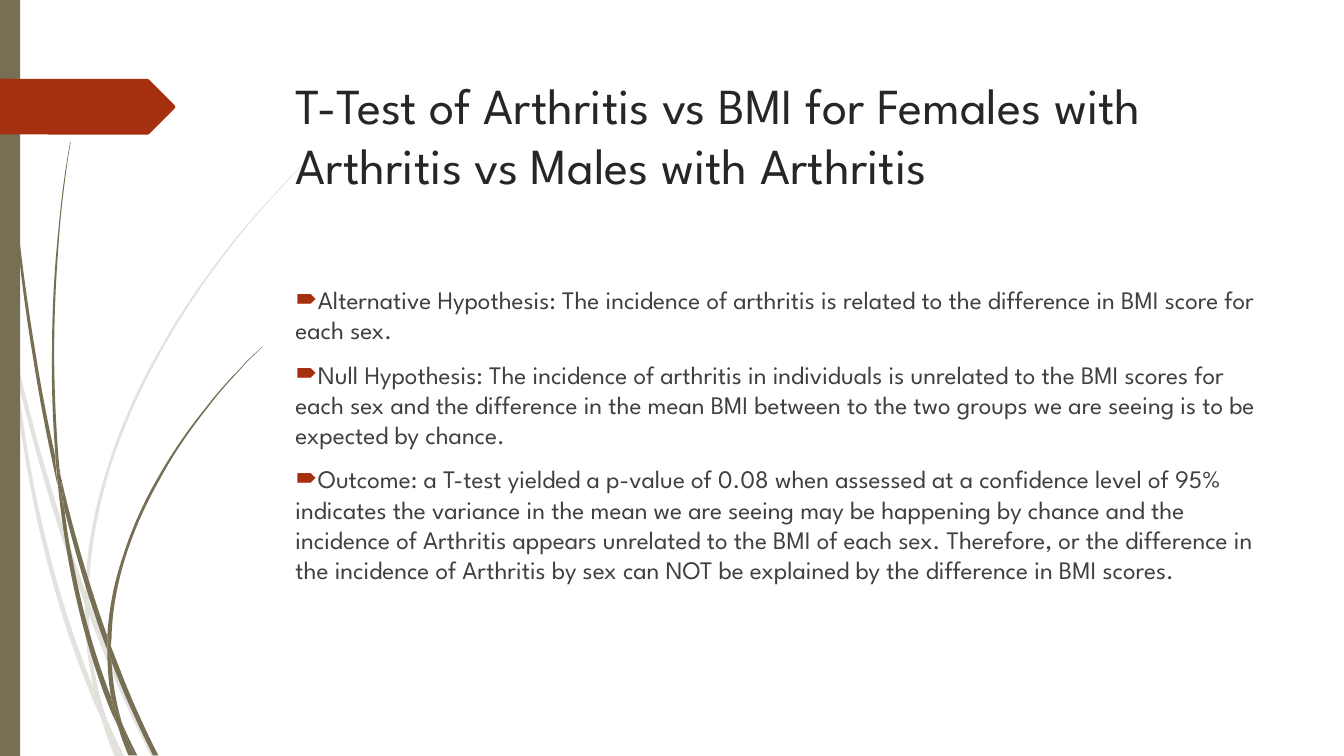
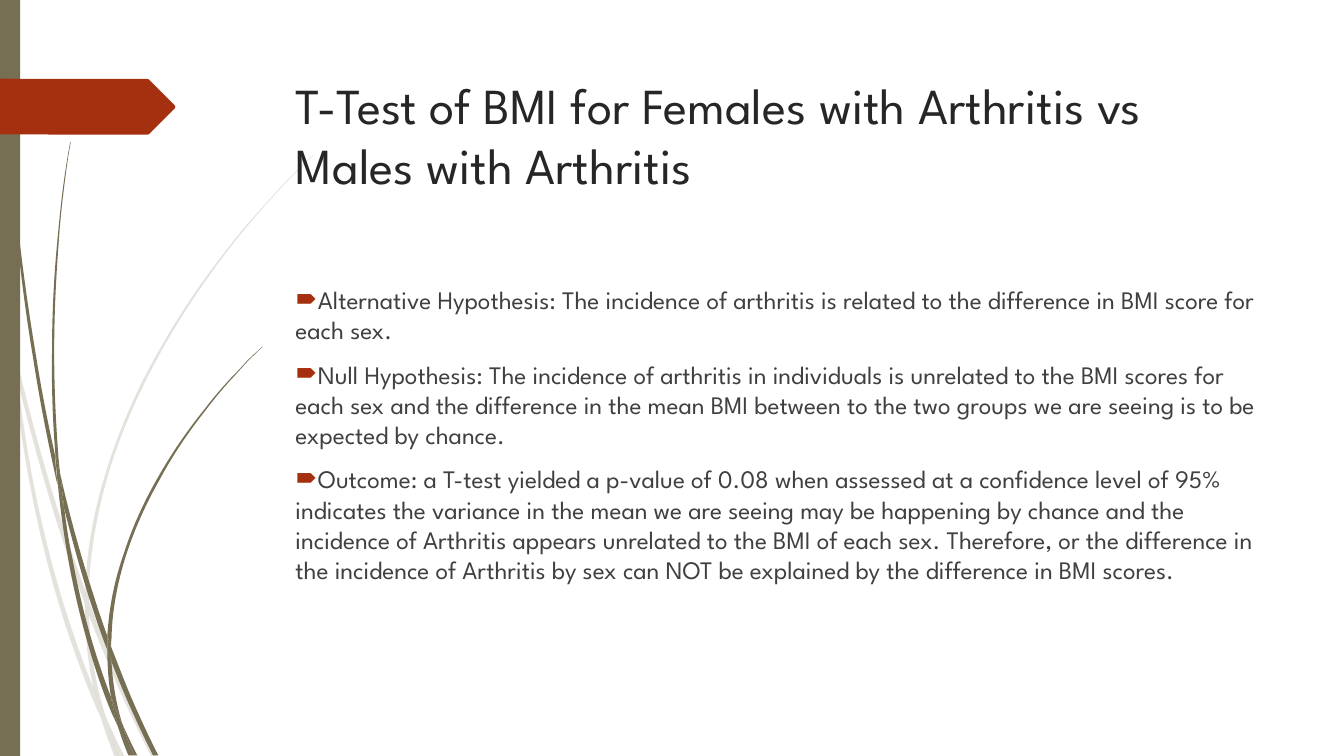
Before and after one commit to jeffrey1008x/Project1Team5, a slide deck: slide 12 of Analysis of Selected Health Issues (Light).pptx. Drawn at 1344x756 pixels with LibreOffice and Linux fonts; fonts in the diff are those of the drawing; background and template pictures are left out. Boxes give left, top, right and bottom in pixels: in the first picture for what was removed or moved away, otherwise in the second. Text is boxed around its words. In the diff, an @@ line names an element or a change of style, - is before the commit and + after.

```diff
--- a/Analysis of Selected Health Issues (Light).pptx
+++ b/Analysis of Selected Health Issues (Light).pptx
@@ title at <box>296,88,1141,185</box>: text changed @@
-T-Test of Arthritis vs BMI for Females with Arthritis vs Males with Arthritis
+T-Test of BMI for Females with Arthritis vs Males with Arthritis
```
Also in this commit, not shown: 10 other slides changed, 5 slides added, 14 slides removed, 1 other file.
